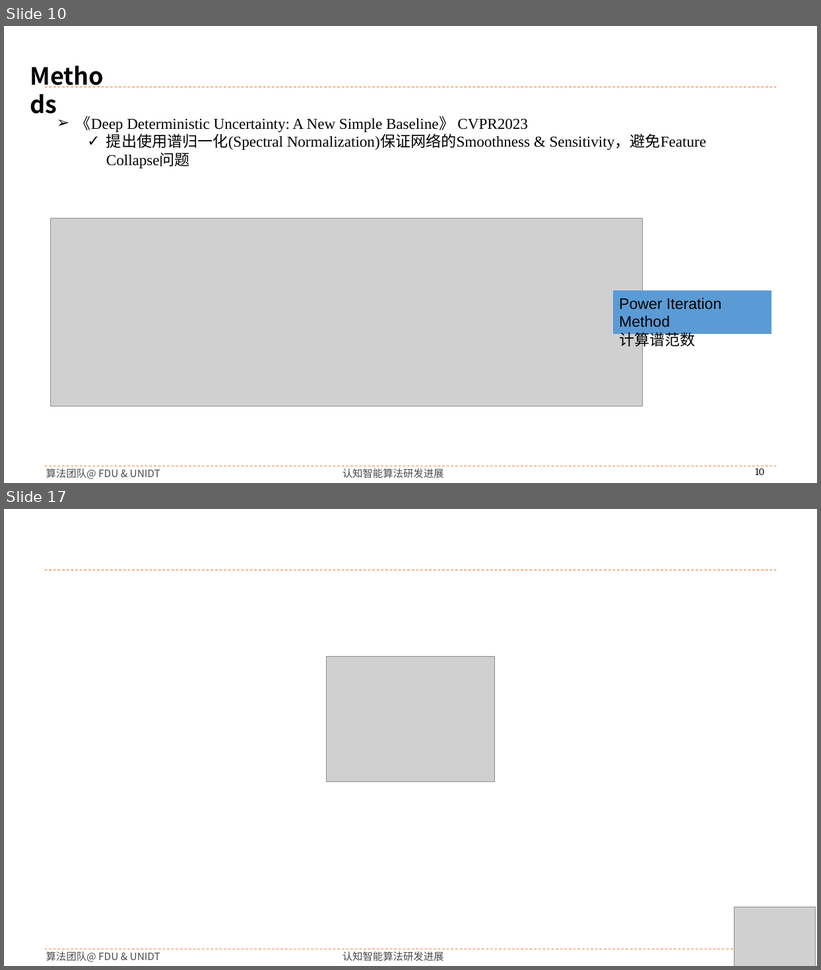
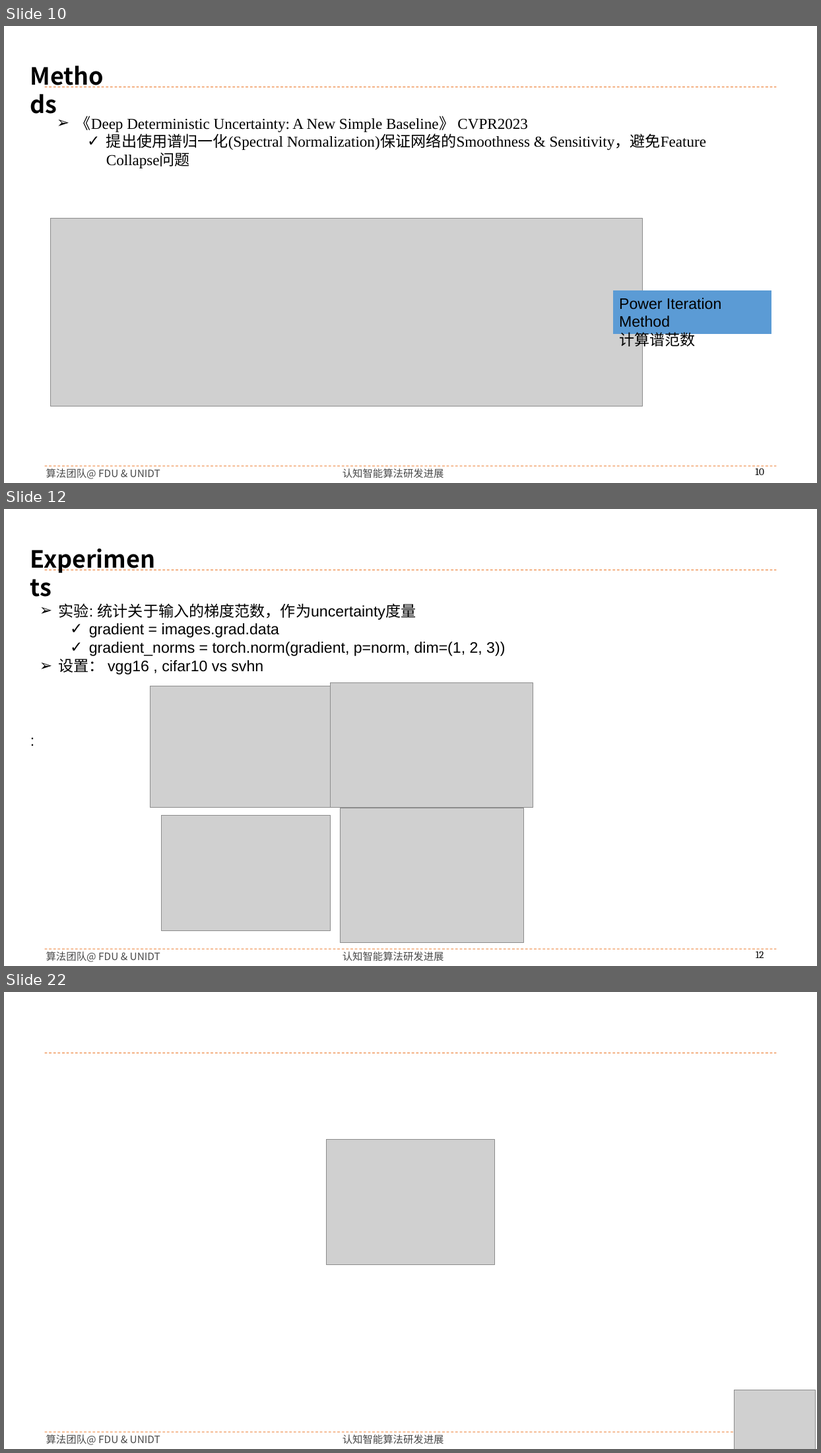
Before and after one commit to buyizhiyou/YYMUncertainty, a slide deck: pre/dum_pre.pptx. Shown one above the other, each under a label of ours: slides 10 and 17 before the commit, slides 10, 12 and 22 after it; the slides between them are not shown. The pictures are 821x970 and 821x1453 pixels, drawn with LibreOffice and Linux fonts; fonts in the diff are those of the drawing; grey boxes stand for pictures; background and template pictures are left out. Boxes give left, top, right and bottom in pixels: in the first picture for what was removed or moved away, otherwise in the second. Text is boxed around its words. In the diff, an @@ line names an element or a change of style, - is before the commit and + after.

```diff
--- a/pre/dum_pre.pptx
+++ b/pre/dum_pre.pptx
@@ slide 12 added at <box>4,509,817,966</box>, background #FFFFFF; not listed: 5 template elements that a slide beside it also shows @@
@@ text added at <box>24,541,166,576</box>, 28 pt, text #000000, bold @@
+Experiments
@@ text added at <box>59,603,505,675</box>, 18 pt, text #000000 @@
+➢ 实验: 统计关于输入的梯度范数，作为uncertainty度量
+  ✓ gradient = images.grad.data
+  ✓ gradient_norms = torch.norm(gradient, p=norm, dim=(1, 2, 3))
+➢ 设置： vgg16 , cifar10 vs svhn
@@ text added at <box>24,728,102,753</box>, 18 pt, text #000000 @@
+:
@@ group added at <box>151,683,533,943</box>: 4 pictures @@
@@ what was slide 17 is now slide 22 @@
```
Also in this commit, not shown: 6 slides changed, 6 other slides added, 2 slides removed, 14 other files.
